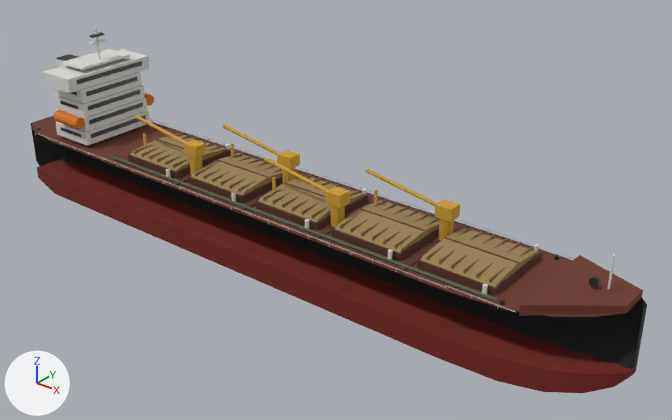
Two versions of the glTF model game/models/battle/fh_battle_e_ship_bulk.glb, one commit apart.
One viewpoint serves both versions: a camera (50 mm lens) standing at (0.771, -0.861, 0.606) and looking at (0.065, 0.022, 0.058). Every picture has the same lights, and +X, +Y and +Z are marked at lower left. The older version comes first. Vertices at exactly the same position are counted once.

In view in the first picture: 'body'.
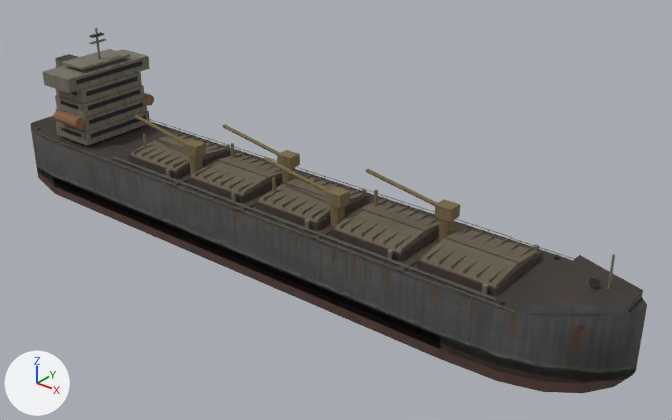
Pixel boxes (x1, y1, x2, y2) of what changed, in the pictures (672 x 420 px):
part 1 of me_hull_low, built on
    before: (31, 122, 647, 369)
    after: (31, 122, 647, 383)
part 2 of me_hull_low, recoloured
    before: (37, 160, 637, 393)
    after: (37, 168, 637, 393)
part 3 of me_hull_low, recoloured
    both: (633, 306, 647, 374)
part 4 of me_hull_low, recoloured
    both: (32, 116, 643, 316)
part 5 of me_hull_low, recoloured
    both: (37, 32, 601, 305)
part 6 of me_hull_low, recoloured
    both: (42, 28, 615, 295)
part 7 of me_hull_low, recoloured
    both: (128, 135, 542, 296)
part 8 of me_hull_low, recoloured (darker)
    both: (130, 134, 539, 287)
part 9 of me_hull_low, recoloured
    both: (134, 132, 533, 282)
part 10 of me_hull_low, recoloured
    both: (135, 115, 460, 240)
part 11 of me_hull_low, recoloured (darker)
    both: (60, 61, 146, 138)
part 12 of me_hull_low, recoloured
    both: (53, 93, 154, 130)
part 13 of me_hull_low, recoloured
    both: (35, 119, 574, 312)
part 14 of me_hull_low, recoloured
    both: (113, 157, 497, 301)

The change, as a list of edits to the scene's bpy script:
```text
Add img_paint_e_ship_bulk:
    img_paint_e_ship_bulk = load_image('paint_e_ship_bulk', '_unpacked/paint_e_ship_bulk', 1024, 1024, 'sRGB')
Add mat_fh_e_ship_bulk:
    mat_fh_e_ship_bulk = principled_material('fh_e_ship_bulk')
    mat_fh_e_ship_bulk.texture = img_paint_e_ship_bulk
    mat_fh_e_ship_bulk.roughness = 0.9
Change me_hull_low:
    used by ob_body; location = (0.0, 0.0, 0.0)
    remove me_hull_low.from_pydata(...)  # 1704 vertices, 2714 faces; spans x -0.5..0.5, y -0.079..0.079, z -0.025..0.238
    remove me_hull_low.materials.append(mat_fh_red)  # red #c7291f
    add me_hull_low.from_pydata(...)  # 1718 vertices, 2744 faces; spans x -0.5..0.5, y -0.079..0.079, z -0.025..0.238
    me_hull_low part 1
    23 faces are deleted
    14 vertices are added at x -0.483..0.488, y -0.079..-0.022, z -0.012..0.083
    53 new faces join them
    me_hull_low part 2: 58 faces spanning x -0.483..0.5, y -0.079..0.079, z -0.025..0.006 switch from mat_fh_bulk_bottom (dark red #732119) to mat_fh_e_ship_bulk (picture img_paint_e_ship_bulk)
    me_hull_low part 3: 49 faces spanning x -0.5..0.5, y -0.066..0.079, z -0.025..0.085 switch from mat_fh_bulk_black (black #1c1c1f) to mat_fh_e_ship_bulk (picture img_paint_e_ship_bulk)
    me_hull_low part 4: 72 faces spanning x -0.5..0.488, y -0.076..0.076, z 0.066..0.092 switch from mat_fh_bulk_deck (brown #6b382b) to mat_fh_e_ship_bulk (picture img_paint_e_ship_bulk)
    me_hull_low part 5: 172 faces spanning x -0.478..0.447, y -0.068..0.068, z 0.067..0.228 switch from mat_fh_gun (dark grey #383b3d) to mat_fh_e_ship_bulk (picture img_paint_e_ship_bulk)
    me_hull_low part 6: 432 faces spanning x -0.479..0.46, y -0.078..0.078, z 0.067..0.238 switch from mat_fh_bulk_white (light grey #dbdbd6) to mat_fh_e_ship_bulk (picture img_paint_e_ship_bulk)
    me_hull_low part 7: 168 faces spanning x -0.269..0.353, y -0.075..0.075, z 0.066..0.086 switch from mat_fh_bulk_coaming (brown #573329) to mat_fh_e_ship_bulk (picture img_paint_e_ship_bulk)
    me_hull_low part 8: 80 faces spanning x -0.267..0.35, y -0.052..0.052, z 0.077..0.086 switch from mat_fh_bulk_hatch (brown #997f52) to mat_fh_e_ship_bulk (picture img_paint_e_ship_bulk)
    me_hull_low part 9: 360 faces spanning x -0.259..0.342, y -0.05..0.05, z 0.08..0.084 switch from mat_fh_bulk_hatch_dk (brown #7f6942) to mat_fh_e_ship_bulk (picture img_paint_e_ship_bulk)
    me_hull_low part 10: 320 faces spanning x -0.276..0.247, y -0.037..0.037, z 0.067..0.13 switch from mat_fh_bulk_crane (yellow #cc9e2e) to mat_fh_e_ship_bulk (picture img_paint_e_ship_bulk)
    me_hull_low part 11: 204 faces spanning x -0.417..0.244, y -0.063..0.063, z 0.083..0.176 switch from mat_fh_window (dark blue #1f2933) to mat_fh_e_ship_bulk (picture img_paint_e_ship_bulk)
    me_hull_low part 12: 72 faces spanning x -0.41..-0.356, y -0.078..0.078, z 0.101..0.119 switch from mat_fh_raft (orange #d9731f) to mat_fh_e_ship_bulk (picture img_paint_e_ship_bulk)
    me_hull_low part 13: 672 faces spanning x -0.467..0.388, y -0.077..0.077, z 0.067..0.072 switch from mat_fh_bulk_rail (light grey #bfbfba) to mat_fh_e_ship_bulk (picture img_paint_e_ship_bulk)
    me_hull_low part 14: 20 faces spanning x -0.292..0.358, y -0.065..-0.062, z 0.068..0.071 switch from mat_fh_bulk_pipe (dark green #4c6b4c) to mat_fh_e_ship_bulk (picture img_paint_e_ship_bulk)
```
